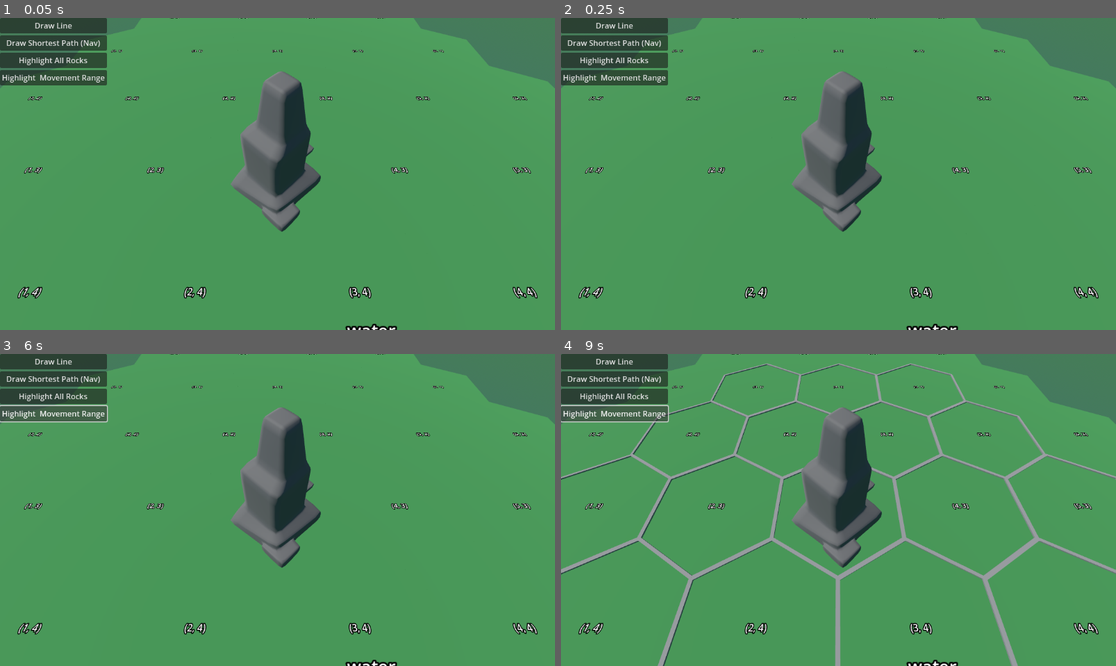
Above: before the commit, frames 1-4 (two rows, left to right).
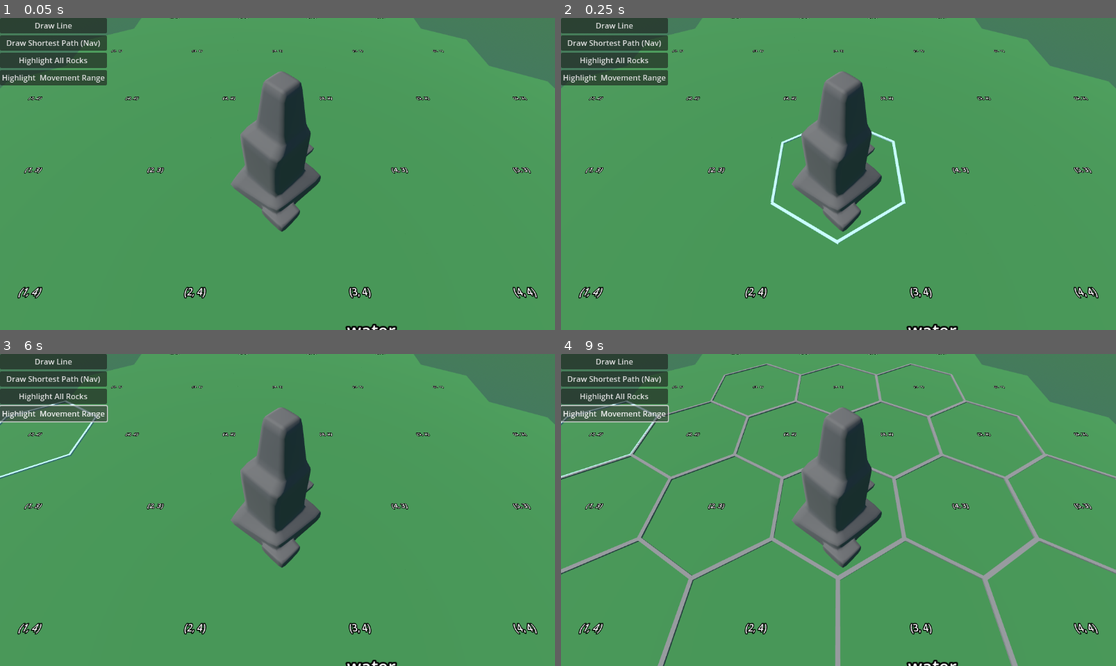
Above: after the commit, the same moments.

Repository: nheeb/spell-tactics
Game: Godot game, scene res://Logic/Main.tscn
The game is run twice, just before and just after one commit, with the same random seed, the same clock (stepped at 60 frames per second) and the same inputs.
Inputs:
- Up to frame 1 (0.05 s): no input
- Up to frame 2 (0.25 s): no input
- Up to frame 3 (6 s): click "Highlight All Rocks" at 0.5 s; click "Highlight Movement Range" at 1.25 s; click "Draw Line" at 2 s; click "Draw Shortest Path (Nav)" at 2.75 s; click "Draw Line" at 3.5 s; click "Draw Shortest Path (Nav)" at 4.25 s; click "Highlight All Rocks" at 5 s; click "Highlight Movement Range" at 5.75 s
- Up to frame 4 (9 s): click "Draw Line" at 6.5 s; click "Draw Shortest Path (Nav)" at 7.25 s; click "Highlight All Rocks" at 8 s; click "Highlight Movement Range" at 8.75 s

Frame 1 is identical in both runs. In frame 2, 0.6% of the frame differs, in the area x 37-63%, y 36-73%; in frame 3, 0.3%; in frame 4, 0.2%.

Commit message:
begin with serialization

Diff:
--- a/Entities/Entity.gd
+++ b/Entities/Entity.gd
@@ -5,3 +5,24 @@
 ## The visual representation of this Entity optional (can be null).
 ## This Node is only part of the scene tree if this Entity has been added to a tile.
 var visual_entity: VisualEntity
+## optional:
+var logical_entity: LogicalEntity
+
+## Reference to the Tile this Entity is residing on
+var current_tile: Tile
+
+
+func to_state() -> EntityState:
+	print("-- Serializing %s --" % type.internal_name)
+	var state: EntityState = EntityState.new()
+
+	if logical_entity != null:
+		# TODO get all props from this
+		pass
+
+	# need to get props from visual entity? pls no, should be initialized on load
+
+	for prop in get_property_list():
+		print(prop)
+
+	return null
--- a/Entities/EntityType.gd
+++ b/Entities/EntityType.gd
@@ -26,7 +26,7 @@
 
 ## instantiate this EntityType
 const PROTOTYPE_VISUALS = preload("res://Entities/Visuals/VisualPrototype.tscn")
-func to_entity() -> Entity:
+func create_entity() -> Entity:
 	# instance visual entity, who adds this to the scene tree?
 	# I think we should have a method add_entity() in Tile
 	var ent: Entity = Entity.new()
--- a/Entities/HPEntity.gd
+++ b/Entities/HPEntity.gd
@@ -1,5 +1,5 @@
 class_name HPEntity extends Entity
 
-var current_health
+var hp
 
 # signals for getting hurt / dying ? or how does this info get passed to visual scene?
--- /dev/null
+++ b/Entities/LogicalEntity.gd
@@ -0,0 +1,4 @@
+class_name LogicalEntity extends Node
+
+
+## TODO special call-backs / events each LogicalEntity Script should be able to respond to.
--- /dev/null
+++ b/Entities/LogicalEntity.tscn
@@ -0,0 +1,6 @@
+[gd_scene load_steps=2 format=3 uid="uid://gk62cwohlq16"]
+
+[ext_resource type="Script" path="res://Entities/LogicalEntity.gd" id="1_u0hrf"]
+
+[node name="LogicalEntity" type="Node"]
+script = ExtResource("1_u0hrf")
--- a/Entities/PlayerResource.tres
+++ b/Entities/PlayerResource.tres
@@ -6,7 +6,7 @@
 [resource]
 script = ExtResource("1_qf8ih")
 max_hp = 0
-internal_name = ""
+internal_name = "player"
 can_be_hovered = true
 pretty_name = ""
 fluff_text = ""
--- a/Logic/Combat.gd
+++ b/Logic/Combat.gd
@@ -13,7 +13,7 @@
 var current_round: int = 1
 var current_phase: RoundPhase = RoundPhase.Start
 
-var tile_grid: TileGrid
+var level: Level
 var deck: Array[Spell]
 var hand: Array[Spell]
 var discard_pile: Array[Spell]
--- a/Logic/Tiles/TileGrid.gd
+++ b/Logic/Tiles/Level.gd
@@ -1,5 +1,5 @@
 #@tool
-class_name TileGrid extends Node3D
+class_name Level extends Node3D
 
 ## Different initialization functions should be implemented.
 ## For example initializing regular n-grid.
@@ -15,7 +15,7 @@
 var n_cols: int
 
 func _ready() -> void:
-	init_basic_grid(3)
+	pass
 
 
 var TileScene = preload("res://Logic/Tiles/Tile.tscn")
@@ -27,7 +27,7 @@
 func init_basic_grid(n: int):
 	# The origin tile will have coordinates (r=n, q=n).
 	# This makes it so the top-left tile will have coordinates 0,0 in the tiles 2D array
-	# The origin tile will be centered at the position of the TileGrid node.
+	# The origin tile will be centered at the position of the Level node.
 	# initiate 2d Array, it will have dimensions (2n, 2n)
 	for i in range(2*n + 1):
 		tiles.append([])
@@ -60,13 +60,37 @@
 	n_rows = 2 * n + 1
 	n_cols = 2 * n + 1
 
-func add_entity(r: int, q: int, entity_type: EntityType):
+	print()
+	to_state()
+
+## Serialize the whole tile grid and all entities.
+func to_state() -> LevelState:
+	var level_state = LevelState.new()
+	level_state.rows = n_rows
+	level_state.columns = n_cols
+
+	var tile_data: Array[TileData] = []
+	var tile: Tile
+	for r in range(0, n_rows):
+		for q in range(0, n_cols):
+			tile = tiles[r][q]
+			if tile != null:
+				tile_data.append(tile.to_state())
+
+	return level_state
+
+func add_entity(r: int, q: int, entity_type: EntityType) -> Entity:
 	# should entities only be part of tiles or do we want a second data structure outside?
-	# here, in TileGrid
+	# here, in Level
 	if tiles[r][q] == null:
 		printerr("Tried adding to tile %d, %d, which does not exist." % [r, q])
 		return
-	(tiles[r][q] as Tile).add_entity(entity_type.to_entity())
+
+	var entity := entity_type.create_entity() as Entity
+	var tile = tiles[r][q] as Tile
+
+	tile.add_entity(entity)
+	return entity
 
 ## could maybe be put in Utils singleton
 func tile_distance(r1: int, q1: int, r2: int, q2: int):
@@ -141,6 +165,7 @@
 	_unhighlight_tile_set(get_all_tiles_with(type), Highlight.Type.Energy)
 
 
+
 # ----- tool part -----
 @export var create_catan_grid: bool = false:
 	set(value):
--- /dev/null
+++ b/Logic/Tiles/Level.tscn
@@ -0,0 +1,6 @@
+[gd_scene load_steps=2 format=3 uid="uid://bshwbn0tpocns"]
+
+[ext_resource type="Script" path="res://Logic/Tiles/Level.gd" id="1_t0xot"]
+
+[node name="Level" type="Node3D"]
+script = ExtResource("1_t0xot")
--- /dev/null
+++ b/Logic/Tiles/State/EntityState.gd
@@ -0,0 +1,15 @@
+## Resource representing the state that should be saved for an Entity for (de-)serialization
+class_name EntityState extends Resource
+
+@export var type: EntityType
+@export var entity_props: Dictionary
+## props belonging to the logic script this entity might have (optional)
+@export var script_props: Dictionary
+
+
+
+
+
+func to_entity() -> Entity:
+	# TODO
+	return null
--- /dev/null
+++ b/Logic/Tiles/State/LevelState.gd
@@ -0,0 +1,6 @@
+class_name LevelState extends Resource
+
+@export var tiles: Array[TileState]
+# columns for initiating the 2D tile array
+@export var rows: int
+@export var columns: int
--- /dev/null
+++ b/Logic/Tiles/State/TileState.gd
@@ -0,0 +1,5 @@
+class_name TileState extends Resource
+
+@export var r: int
+@export var q: int
+@export var entities: EntityState
--- a/Logic/Tiles/Tile.gd
+++ b/Logic/Tiles/Tile.gd
@@ -3,7 +3,6 @@
 
 
 var entities: Array[Entity] = []
-
 var r: int
 var q: int
 
@@ -23,6 +22,7 @@
 	entities.append(entity)
 	if entity.visual_entity != null:
 		$VisualEntities.add_child(entity.visual_entity)
+		#entity.owner = self
 		entity.visual_entity.owner = self
 
 
@@ -51,3 +51,15 @@
 		$Highlight.enable_highlight(type)
 	else:
 		$Highlight.disable_highlight(type)
+
+
+func to_state() -> TileState:
+	var tile_state := TileState.new()
+	tile_state.r = r
+	tile_state.q = q
+	var entity_states: Array[EntityState] = []
+
+	for entity: Entity in self.entities:
+		entity_states.append(entity.to_state())
+
+	return tile_state
--- a/Logic/Tiles/Tile.tscn
+++ b/Logic/Tiles/Tile.tscn
@@ -39,6 +39,8 @@
 
 [node name="VisualEntities" type="Node3D" parent="."]
 
+[node name="LogicalEntities" type="Node3D" parent="."]
+
 [node name="Highlight" type="Node3D" parent="."]
 script = ExtResource("3_ho6t1")
 
--- a/Logic/Tiles/TileGrid.tscn
+++ /dev/null
@@ -1,6 +0,0 @@
-[gd_scene load_steps=2 format=3 uid="uid://bshwbn0tpocns"]
-
-[ext_resource type="Script" path="res://Logic/Tiles/TileGrid.gd" id="1_xflrk"]
-
-[node name="TileGrid" type="Node3D"]
-script = ExtResource("1_xflrk")
--- a/Logic/Utility.gd
+++ b/Logic/Utility.gd
@@ -25,10 +25,10 @@
 	for c in node.get_children():
 		recursive_set_light_layers(c, layers)
 		if c is VisualInstance3D:
-			c.layers = layers
+			(c as VisualInstance3D).layers = layers
 
 # ----- Hex functions -----
-func cube_add(r1, q1, s1, r2, q2, s2) -> Vector3i:
+func cube_add(r1: int, q1: int, s1: int, r2: int, q2: int, s2: int) -> Vector3i:
 	return Vector3i(r1 + r2, q1 + q2, s1 + s2)
 
 func axial_add():
--- a/Prototype/Prototyping.gd
+++ b/Prototype/Prototyping.gd
@@ -1,18 +1,18 @@
 extends Node3D
 
 func _ready() -> void:
-	pass
+	$Level.init_basic_grid(3)
 
 
 var flip := false
 func _on_movement_range_button_pressed() -> void:
 	if not flip:
-		var movement_tiles = $TileGrid.get_all_tiles_in_distance(3, 3, 2)
-		$TileGrid._highlight_tile_set(movement_tiles, Highlight.Type.Movement)
+		var movement_tiles = $Level.get_all_tiles_in_distance(3, 3, 2)
+		$Level._highlight_tile_set(movement_tiles, Highlight.Type.Movement)
 		flip = true
 	else:
-		var movement_tiles = $TileGrid.get_all_tiles_in_distance(3, 3, 2)
-		$TileGrid._unhighlight_tile_set(movement_tiles, Highlight.Type.Movement)
+		var movement_tiles = $Level.get_all_tiles_in_distance(3, 3, 2)
+		$Level._unhighlight_tile_set(movement_tiles, Highlight.Type.Movement)
 		flip = false
 
 
@@ -20,10 +20,10 @@
 var ent_type := preload("res://Entities/Environment/Rock.tres")
 func _on_entity_find_button_pressed() -> void:
 	if not flip2:
-		$TileGrid.highlight_entity_type(ent_type)
+		$Level.highlight_entity_type(ent_type)
 		flip2 = true
 	else:
-		$TileGrid.unhighlight_entity_type(ent_type)
+		$Level.unhighlight_entity_type(ent_type)
 		flip2 = false
 
 
@@ -56,7 +56,7 @@
 		if currently_hovering != null:
 			currently_hovering.set_highlight(Highlight.Type.Hover, false)
 			Events.tile_unhovered.emit(currently_hovering)
-			currently_hovering == null
+			currently_hovering = null
 
 	if currently_hovering and Input.is_action_just_pressed("select"):
 		Events.tile_clicked.emit(currently_hovering)
--- a/Prototype/Prototyping.tscn
+++ b/Prototype/Prototyping.tscn
@@ -3,7 +3,7 @@
 [ext_resource type="Script" path="res://Prototype/Prototyping.gd" id="1_j078d"]
 [ext_resource type="Script" path="res://addons/smoothing/smoothing.gd" id="1_mf57j"]
 [ext_resource type="Script" path="res://Prototype/GameCamera.gd" id="1_wx0wr"]
-[ext_resource type="PackedScene" uid="uid://bshwbn0tpocns" path="res://Logic/Tiles/TileGrid.tscn" id="3_80rsa"]
+[ext_resource type="PackedScene" uid="uid://bshwbn0tpocns" path="res://Logic/Tiles/Level.tscn" id="3_80rsa"]
 
 [sub_resource type="ProceduralSkyMaterial" id="ProceduralSkyMaterial_ypriw"]
 sky_horizon_color = Color(0.223529, 0.517647, 0.670588, 1)
@@ -51,7 +51,7 @@
 target_position = Vector3(0, -25, 0)
 collide_with_areas = true
 
-[node name="TileGrid" parent="." instance=ExtResource("3_80rsa")]
+[node name="Level" parent="." instance=ExtResource("3_80rsa")]
 
 [node name="FeaturesUI" type="CanvasLayer" parent="."]
 
--- /dev/null
+++ b/Prototype/SerializationTest.gd
@@ -0,0 +1,47 @@
+extends Node
+
+const ROCK = preload("res://Entities/Environment/Rock.tres")
+# Called when the node enters the scene tree for the first time.
+
+
+func save():
+	var rock_entity: Entity = ROCK.create_entity()
+	# TODO test how it works with an entity with state
+
+	# open save file
+	var file = FileAccess.open("user://save.bin", FileAccess.WRITE)
+
+	file.store_var(rock_entity, true)
+
+	file.close()
+
+
+func load_file():
+	var file = FileAccess.open("user://save.bin", FileAccess.READ)
+	var obj = file.get_var(true)
+	print(obj)
+
+
+const Level = preload("res://Logic/Tiles/Level.tscn")
+func save_Level_scene():
+	var level = Level.instantiate()
+	add_child(level)
+	level.owner = self
+	$Level.init_basic_grid(3)
+
+	var packed_scene = PackedScene.new()
+	var result = packed_scene.pack($Level)
+	if result == OK:
+		var error = ResourceSaver.save(packed_scene, "user://saved_Level.scn")
+		if error != OK:
+			push_error("An error occurred while saving the scene to disk.")
+
+func load_Level_scene():
+	var loaded_packed_scene = load("user://saved_Level.tscn")
+	var level = loaded_packed_scene.instantiate()
+	add_child(level)
+	level.owner = self
+
+func _ready() -> void:
+	save_Level_scene()
+	#load_Level_scene()
--- /dev/null
+++ b/Prototype/SerializationTest.tscn
@@ -0,0 +1,51 @@
+[gd_scene load_steps=7 format=3 uid="uid://dgy3aq2khp1bw"]
+
+[ext_resource type="Script" path="res://Prototype/SerializationTest.gd" id="1_xfx3p"]
+[ext_resource type="Script" path="res://Prototype/GameCamera.gd" id="3_uq60h"]
+[ext_resource type="Script" path="res://addons/smoothing/smoothing.gd" id="4_4gn3j"]
+
+[sub_resource type="ProceduralSkyMaterial" id="ProceduralSkyMaterial_3k0wf"]
+sky_horizon_color = Color(0.223529, 0.517647, 0.670588, 1)
+sky_curve = 0.197926
+ground_bottom_color = Color(0.227451, 0.352941, 0.592157, 1)
+ground_horizon_color = Color(0.286275, 0.521569, 0.290196, 1)
+ground_curve = 0.937017
+
+[sub_resource type="Sky" id="Sky_l7vq8"]
+sky_material = SubResource("ProceduralSkyMaterial_3k0wf")
+
+[sub_resource type="Environment" id="Environment_mkv08"]
+background_mode = 2
+sky = SubResource("Sky_l7vq8")
+ambient_light_source = 3
+
+[node name="SerializationTest" type="Node3D"]
+script = ExtResource("1_xfx3p")
+
+[node name="WorldEnvironment" type="WorldEnvironment" parent="."]
+environment = SubResource("Environment_mkv08")
+
+[node name="DirectionalLight3D" type="DirectionalLight3D" parent="."]
+transform = Transform3D(-0.0146024, 0.827169, -0.561763, 0.021494, 0.561953, 0.82689, 0.999662, 3.63131e-08, -0.025985, -2.62206, 4.09464, 0)
+light_energy = 1.5
+
+[node name="GameCamera" type="Node3D" parent="."]
+script = ExtResource("3_uq60h")
+
+[node name="AnglePivot" type="Node3D" parent="GameCamera"]
+transform = Transform3D(1, 0, 0, 0, 0.866026, -0.5, 0, 0.5, 0.866026, 0, 0, 0)
+
+[node name="ZoomPivot" type="Node3D" parent="GameCamera/AnglePivot"]
+transform = Transform3D(1, 0, 0, 0, 1, 0, 0, 0, 1, 0, 3, 0)
+
+[node name="Smoothing" type="Node3D" parent="GameCamera/AnglePivot/ZoomPivot"]
+script = ExtResource("4_4gn3j")
+
+[node name="Camera3D" type="Camera3D" parent="GameCamera/AnglePivot/ZoomPivot/Smoothing"]
+transform = Transform3D(1, 0, 0, 0, -4.37114e-08, 1, 0, -1, -4.37114e-08, 0, 0, 0)
+
+[node name="MouseRaycast" type="RayCast3D" parent="GameCamera/AnglePivot/ZoomPivot/Smoothing/Camera3D"]
+unique_name_in_owner = true
+transform = Transform3D(1, 0, 0, 0, -2.98023e-08, -1, 0, 1, -2.98023e-08, 0, 0, 0)
+target_position = Vector3(0, -25, 0)
+collide_with_areas = true
--- a/project.godot
+++ b/project.godot
@@ -25,6 +25,8 @@
 
 gdscript/warnings/unused_variable=0
 gdscript/warnings/unused_parameter=0
+gdscript/warnings/unsafe_call_argument=1
+gdscript/warnings/return_value_discarded=1
 
 [editor]
 
Not shown, changed: Addons/smoothing/smoothing.png.import
Not shown, changed: Addons/smoothing/smoothing_2d.png.import
Not shown: 1 places in Prototype/Prototyping.tscn that only renumber resources
